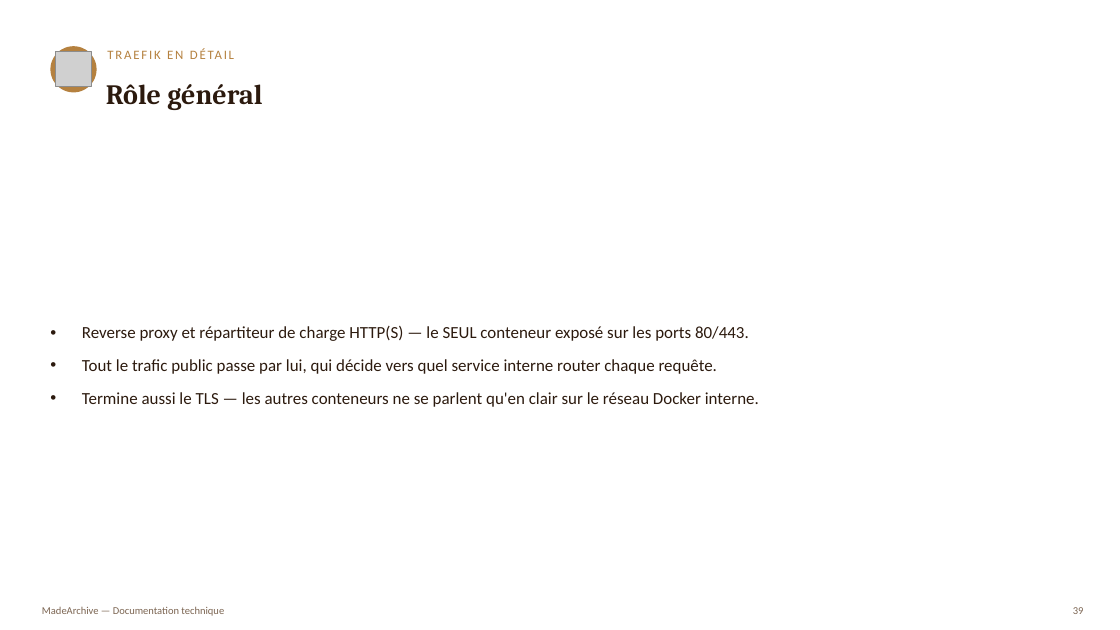
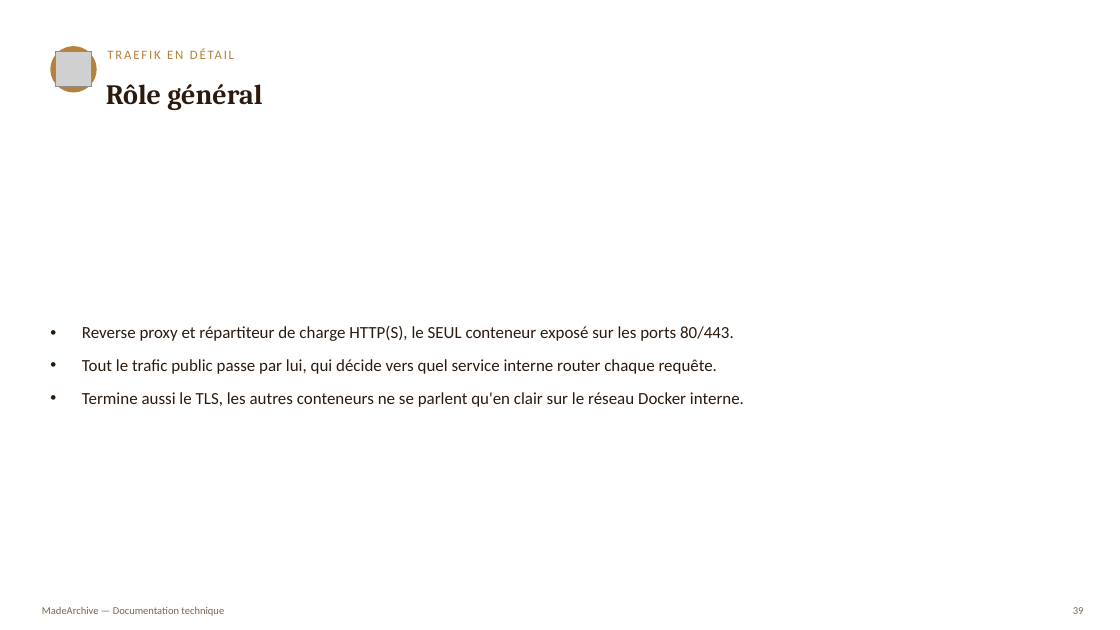
Before and after one commit to Lloyd-koutele/MadeArchive, a slide deck: slide 38 of docs/documentation-application.pptx (slide 39 before the commit). Drawn at 1120x630 pixels with LibreOffice and Linux fonts; fonts in the diff are those of the drawing; grey boxes stand for pictures. Boxes give left, top, right and bottom in pixels: in the first picture for what was removed or moved away, otherwise in the second. Text is boxed around its words. In the diff, an @@ line names an element or a change of style, - is before the commit and + after.

```diff
--- a/docs/documentation-application.pptx
+++ b/docs/documentation-application.pptx
@@ text at (82,326,734,341): text changed @@
-• Reverse proxy et répartiteur de charge HTTP(S) — le SEUL conteneur exposé sur les ports 80/443.
+• Reverse proxy et répartiteur de charge HTTP(S), le SEUL conteneur exposé sur les ports 80/443.
@@ text at (82,392,744,407): text changed @@
-• Termine aussi le TLS — les autres conteneurs ne se parlent qu'en clair sur le réseau Docker interne.
+• Termine aussi le TLS, les autres conteneurs ne se parlent qu'en clair sur le réseau Docker interne.
```
Also in this commit, not shown: 29 other slides changed, 8 slides removed, 15 other files.
